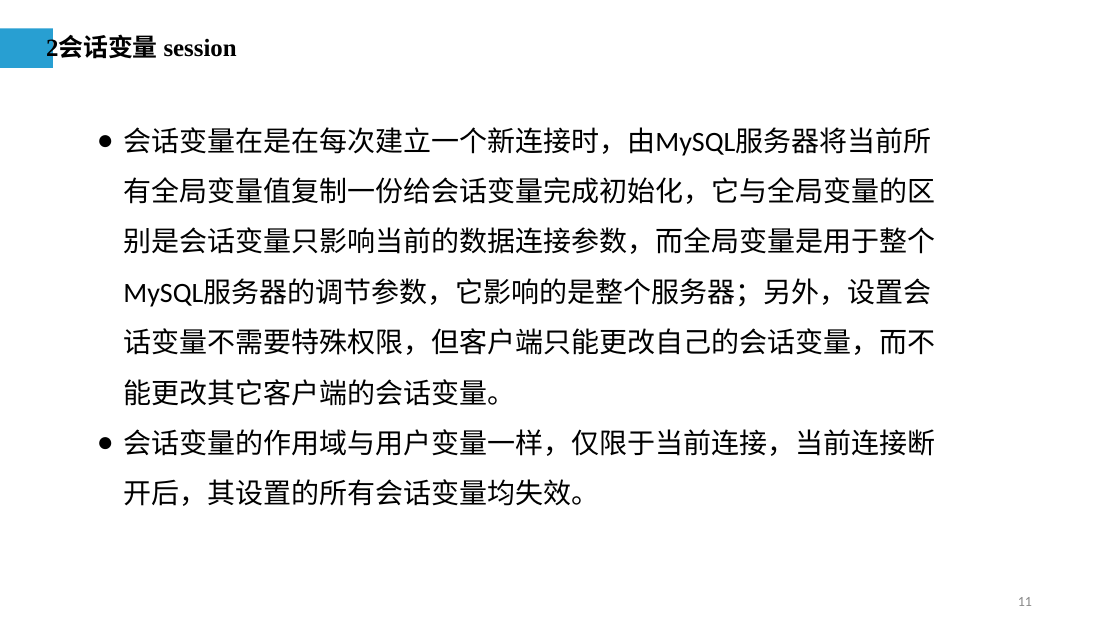
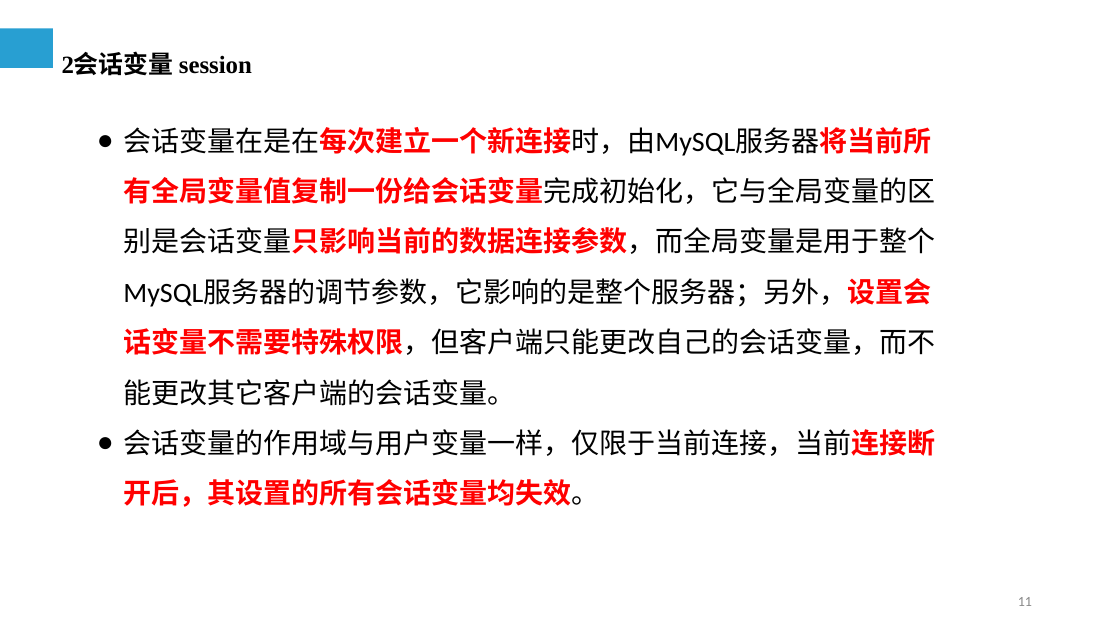
Before and after one commit to cqj726/mysql-s-PPT, a slide deck: slide 11 of PPT/第9章 MySQL编程基础（一）.ppt. Drawn at 1120x630 pixels with LibreOffice and Linux fonts; fonts in the diff are those of the drawing. Boxes give left, top, right and bottom in pixels: in the first picture for what was removed or moved away, otherwise in the second. Text is boxed around its words. In the diff, an @@ line names an element or a change of style, - is before the commit and + after.

Commit message:
更新了第9章数据 1-3 PPT的内容

```diff
--- a/PPT/第9章 MySQL编程基础（一）.ppt
+++ b/PPT/第9章 MySQL编程基础（一）.ppt
@@ text "2会话变量 session" rewrapped from (46, 37, 237, 63) to (62, 53, 252, 75) @@
@@ text "会话变量在是在每次建立一个新连接时，由MySQL服务器将当前所有全局变量值复制一份给会话变量完成初始化，它与全局变量的区 ..." at (123, 127, 935, 507): text colour #000000 to #FF0000, bold on in "会话变量在是在每次建立一个新连接时，由MySQL服务器将当前所有全局变量值复制一份给会话变量完成初始化，它与全局变量的区 ...", "会话变量的作用域与用户变量一样，仅限于当前连接，当前连接断开后，其设置的所有会话变量均失效。" @@
```
Also in this commit, not shown: 9 other slides changed, 1 slide added, 5 slides removed, 3 other files.
